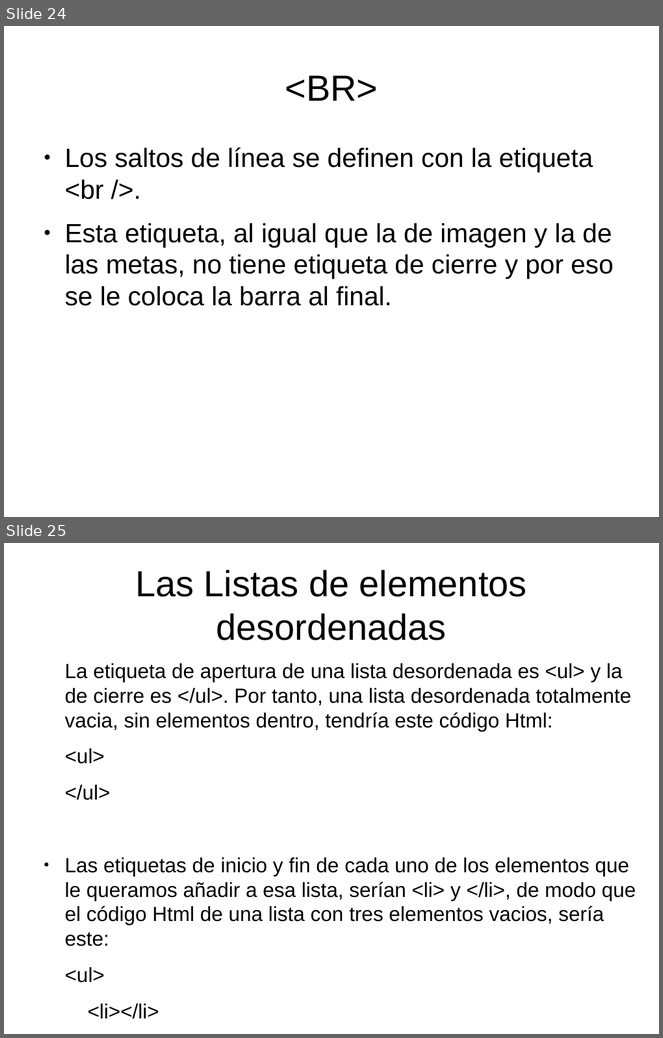
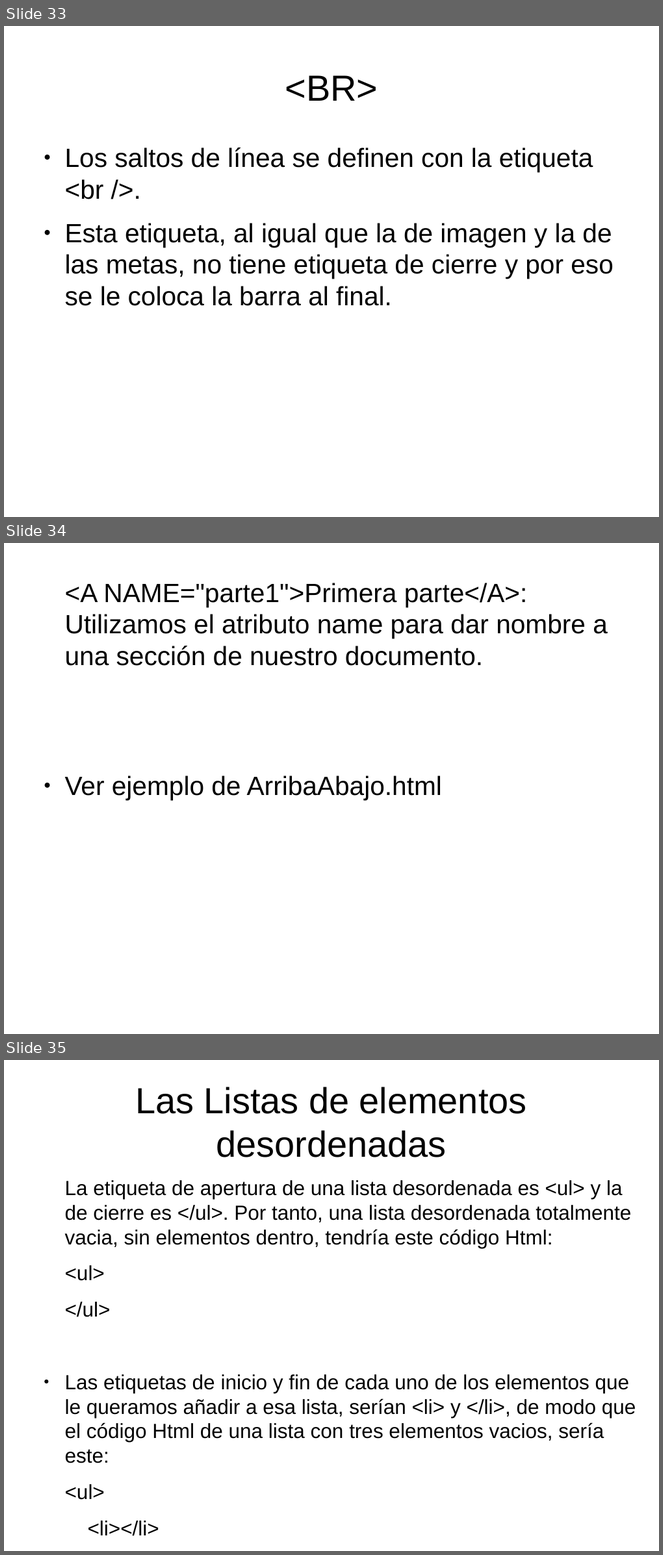
Before and after one commit to toblerone554/CampusInfantil2016, a slide deck: Veteranos/html/PresentaciónHTML.odp. Shown one above the other, each under a label of ours: slides 24 and 25 before the commit, slides 33, 34 and 35 after it. The pictures are 663x1038 and 663x1555 pixels, drawn with LibreOffice and Linux fonts; fonts in the diff are those of the drawing. Boxes give left, top, right and bottom in pixels: in the first picture for what was removed or moved away, otherwise in the second. Text is boxed around its words. In the diff, an @@ line names an element or a change of style, - is before the commit and + after.

Commit message:
Subidos ejercicios practicos HTML

```diff
--- a/Veteranos/html/PresentaciónHTML.odp
+++ b/Veteranos/html/PresentaciónHTML.odp
@@ slide 34 added at [4,543,659,1034], background #FFFFFF @@
@@ text added at [65,583,608,800], 32 pt, text #000000 @@
+<A NAME="parte1">Primera parte</A>: Utilizamos el atributo name para dar nombre a una sección de nuestro documento.
+● Ver ejemplo de ArribaAbajo.html
@@ what was slide 24 is now slide 33 @@
@@ what was slide 25 is now slide 35 @@
```
Also in this commit, not shown: 6 slides changed, 9 other slides added, 18 other files.
